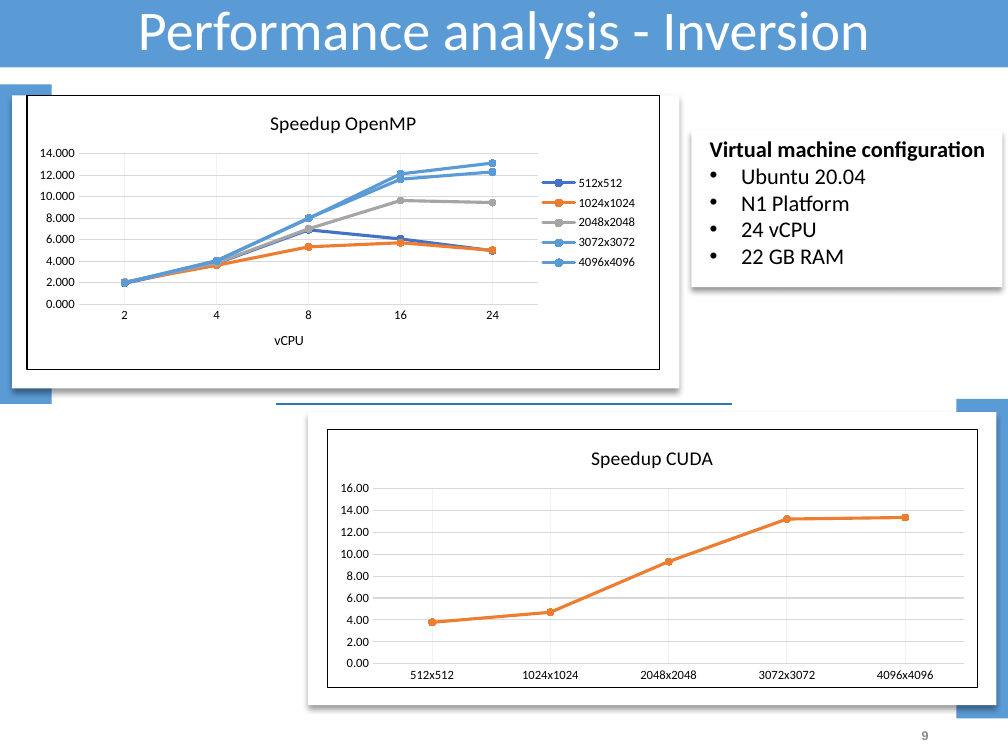
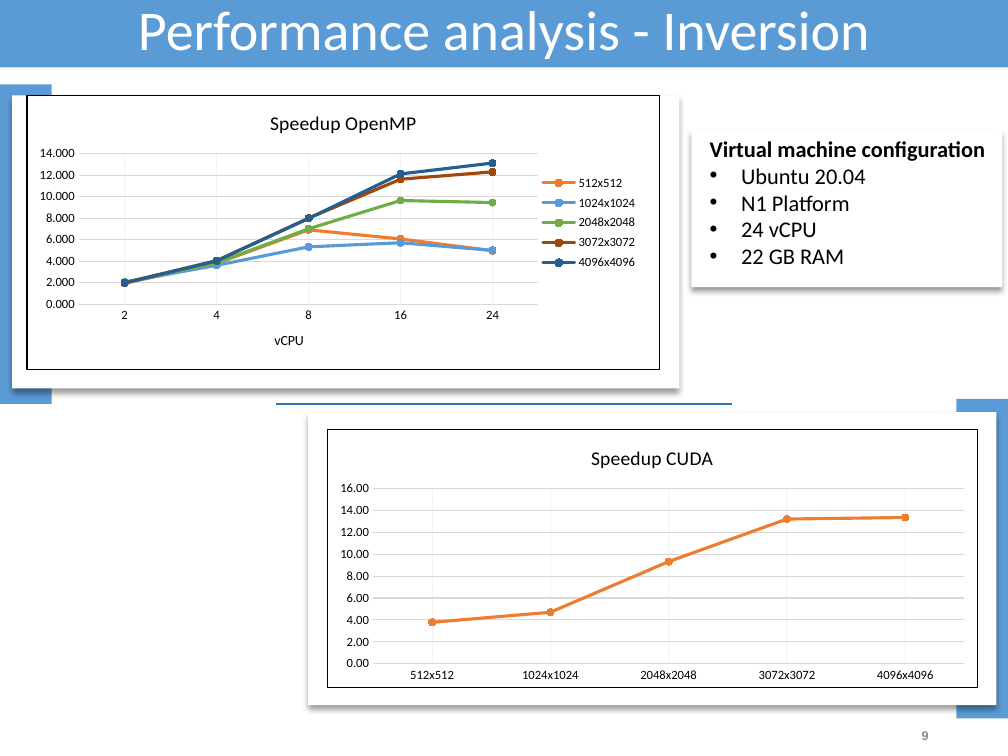
Before and after one commit to domenico-rgs/ACA-Project, a slide deck: slide 9 of Presentazione.pptx. Drawn at 1008x756 pixels with LibreOffice and Linux fonts; fonts in the diff are those of the drawing. Boxes give left, top, right and bottom in pixels: in the first picture for what was removed or moved away, otherwise in the second. Text is boxed around its words. In the diff, an @@ line names an element or a change of style, - is before the commit and + after.

```diff
--- a/Presentazione.pptx
+++ b/Presentazione.pptx
@@ line chart at (26,96,660,370) @@
@@ colour of 512x512 #4472C4 to #ED7D31 @@
@@ colour of 1024x1024 #ED7D31 to #5B9BD5 @@
@@ colour of 2048x2048 #A5A5A5 to #70AD47 @@
@@ colour of 3072x3072 #5B9BD5 to #9E480E @@
@@ colour of 4096x4096 #5B9BD5 to #255E91 @@
```
Also in this commit, not shown: 2 other slides changed, 1 other file.
